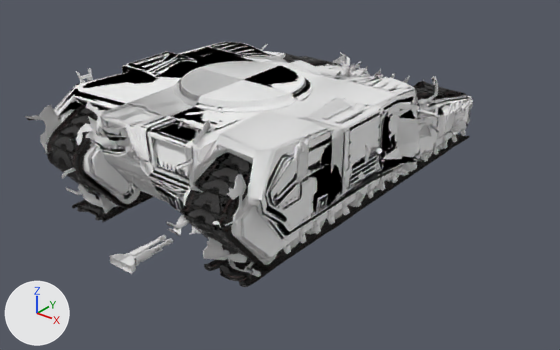
What one commit did to the glTF model models/shredder-tank.glb.
Rendered twice from a 50 mm lens placed at (10.75, -13.15, 7.81), pointed at (-0.7, 1.16, -1.07). Every picture has the same lights, and +X, +Y and +Z are marked at lower left. The picture after the commit comes second. Vertices at exactly the same position are counted once.

Names of what the first picture shows: 'body_left_damaged', 'body_right', 'body_right_damaged', 'front_damaged', 'hull_mg', 'rear', 'rear_damaged', 'tracks_left', 'tracks_left_damaged', 'tracks_right', 'tracks_right_damaged', 'udim 0' and 2 more.
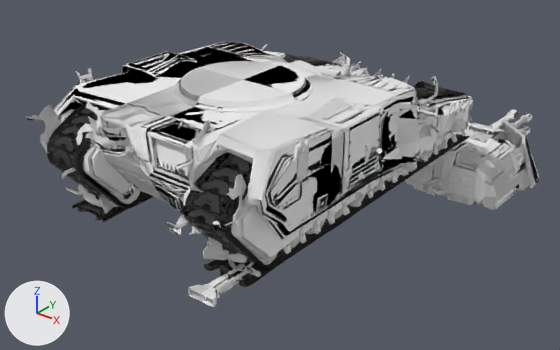
The newer file is also turned or shifted as a whole; pictures and numbers use the older file's frame.

Changed parts and their boxes (x1, y1, x2, y2) in the pictures (560 x 350 px; the box of a moved part takes in the faces that stretch with it):
'turret', reshaped (not visible before): after (407, 109, 539, 210)
'hull_mg', moved: before (110, 235, 173, 274); after (188, 263, 253, 307)
'turret_damaged', moved (not visible before): after (405, 127, 531, 209)
'turret_heatsink', added: after (409, 167, 473, 197)
'deck_right', added (mostly hidden): after (217, 75, 338, 147)
part 1 of me_turret, moved or reshaped (not visible before): after (407, 138, 530, 210)
part 2 of me_turret, moved or reshaped (not visible before): after (512, 113, 532, 128)
part 3 of me_turret, moved or reshaped (not visible before): after (490, 109, 518, 128)
part 4 of me_turret, moved or reshaped (not visible before): after (519, 126, 530, 136)
part 5 of me_turret, moved or reshaped (not visible before): after (458, 126, 505, 143)
part 6 of me_turret, moved or reshaped (not visible before): after (511, 146, 525, 164)
part 7 of me_turret, moved or reshaped (not visible before): after (492, 149, 501, 157)
part 8 of me_turret, moved or reshaped (not visible before): after (502, 119, 539, 189)
part 9 of me_turret, moved or reshaped (not visible before): after (468, 123, 504, 133)
part 10 of me_turret, moved or reshaped (not visible before): after (456, 143, 476, 164)
part 11 of me_turret, moved or reshaped (not visible before): after (465, 152, 486, 163)
part 12 of me_turret, moved or reshaped (not visible before): after (469, 149, 491, 160)
part 13 of me_turret, moved or reshaped (not visible before): after (460, 155, 482, 168)
part 14 of me_turret, added: after (497, 164, 517, 206)

Patch to the scene script:
```diff
--- a/models/shredder-tank.glb.py
+++ b/models/shredder-tank.glb.py
@@ me_turret @@
-me_turret.from_pydata(...)  # 12684 vertices, 23444 faces; spans x -1.85..1.85, y -1.5..3.98, z -1.06..0.81
+me_turret.from_pydata(...)  # 11652 vertices, 21836 faces; spans x 0.37..4.08, y 4.52..9.99, z -2.36..-0.49
+# me_turret part 1: the loose piece of 2334 vertices spanning x -1.59..1.59, y -1.48..1.57, z -1.06..0.5 is moved by (2.23, 6.0, -1.3)
+# me_turret part 2: the loose piece of 1216 vertices spanning x 0.04..0.43, y 1.44..3.98, z -0.23..0.13 is moved by (2.23, 6.0, -1.3)
+# me_turret part 3: the loose piece of 1216 vertices spanning x -0.43..-0.04, y 1.44..3.98, z -0.23..0.13 is moved by (2.23, 6.0, -1.3)
+# me_turret part 4: the loose piece of 1216 vertices spanning x 0.04..0.43, y 1.44..3.98, z -0.69..-0.33 is moved by (2.23, 6.0, -1.3)
+# me_turret part 5: the loose piece of 696 vertices spanning x -0.52..0.52, y 0.05..1.56, z -0.91..0.55 is moved by (2.23, 6.0, -1.3)
+# me_turret part 6: the loose piece of 244 vertices spanning x 1.05..1.52, y 0.67..0.93, z -0.27..0.35 is moved by (2.23, 6.0, -1.3)
+# me_turret part 7: the loose piece of 154 vertices spanning x 0.79..0.95, y -0.03..0.28, z 0.12..0.25 is moved by (2.23, 6.0, -1.3)
+# me_turret part 8: the loose piece of 90 vertices spanning x 0.47..1.85, y 0.51..2.09, z -1.01..0.81 is moved by (2.23, 6.0, -1.3)
+# me_turret part 9: the loose piece of 68 vertices spanning x -0.5..0.49, y 0.6..1.62, z 0.12..0.61 is moved by (2.23, 6.0, -1.3)
+# me_turret part 10: the loose piece of 86 vertices spanning x 0.26..0.41, y -1.18..-0.13, z 0.14..0.48 is moved by (2.23, 6.0, -1.3)
+# me_turret part 11: the loose piece of 57 vertices spanning x 0.18..1.01, y -0.56..-0.34, z 0.08..0.39 is moved by (2.23, 5.74, -1.3)
+# me_turret part 12: the loose piece of 57 vertices spanning x 0.18..1.01, y -0.83..-0.6, z 0.08..0.39 is moved by (2.23, 6.27, -1.3)
+# me_turret part 13: the loose piece of 57 vertices spanning x 0.18..1.01, y -1.09..-0.87, z 0.08..0.39 is moved by (2.23, 6.0, -1.3)
+# me_turret part 14: 840 vertices added at x 3.37..3.65, y 5.27..6.76, z -2.31..-1.51
+# other edits to the shape of me_turret do not show in these pictures
 me_turret.materials.append(mat_m_tank_turret_autocannon_materials_m_cyborg_tank_turret_autocannons)
@@ me_turret_damaged @@
-me_turret_damaged.from_pydata(...)  # 9108 vertices, 16393 faces; spans x -1.59..1.59, y -1.81..1.82, z -1.15..0.6
+me_turret_damaged.from_pydata(...)  # 9108 vertices, 16393 faces; spans x 0.64..3.81, y 4.19..7.83, z -2.44..-0.7
+# me_turret_damaged part 15: the whole mesh is moved by (2.23, 6.0, -1.3)
 me_turret_damaged.materials.append(mat_m_tank_turret_autocannon_materials_m_cyborg_tank_turret_autocannons)
@@ me_hull_mg @@
-me_hull_mg.from_pydata(...)  # 1098 vertices, 2124 faces; spans x -0.344..0.283, y -4.791..-3.465, z -0.705..-0.531
+me_hull_mg.from_pydata(...)  # 1098 vertices, 2124 faces; spans x 1.881..2.508, y -4.791..-3.465, z -0.531..-0.357
+# me_hull_mg part 16: the whole mesh is moved by (2.225, 0.0, 0.174)
 me_hull_mg.materials.append(mat_hmg_2_materials_m_hmg_hull)
@@ ob_turret_heatsink @@
+ob_turret_heatsink = bpy.data.objects.new('turret_heatsink', me_turret_heatsink)  # 1032 vertices, 1608 faces; spans x 0.77..2.71, y 4.5..4.8, z -1.95..-1.37
+ob_turret_heatsink.location = (0.48, 0.0, 0.04)
@@ ob_deck_right @@
+ob_deck_right = bpy.data.objects.new('deck_right', me_deck_right)  # 25 vertices, 24 faces; spans x -0.48..1.01, y -3.9..1.92, z 1.43..2.06
+ob_deck_right.location = (0.48, 0.0, 0.04)
```
